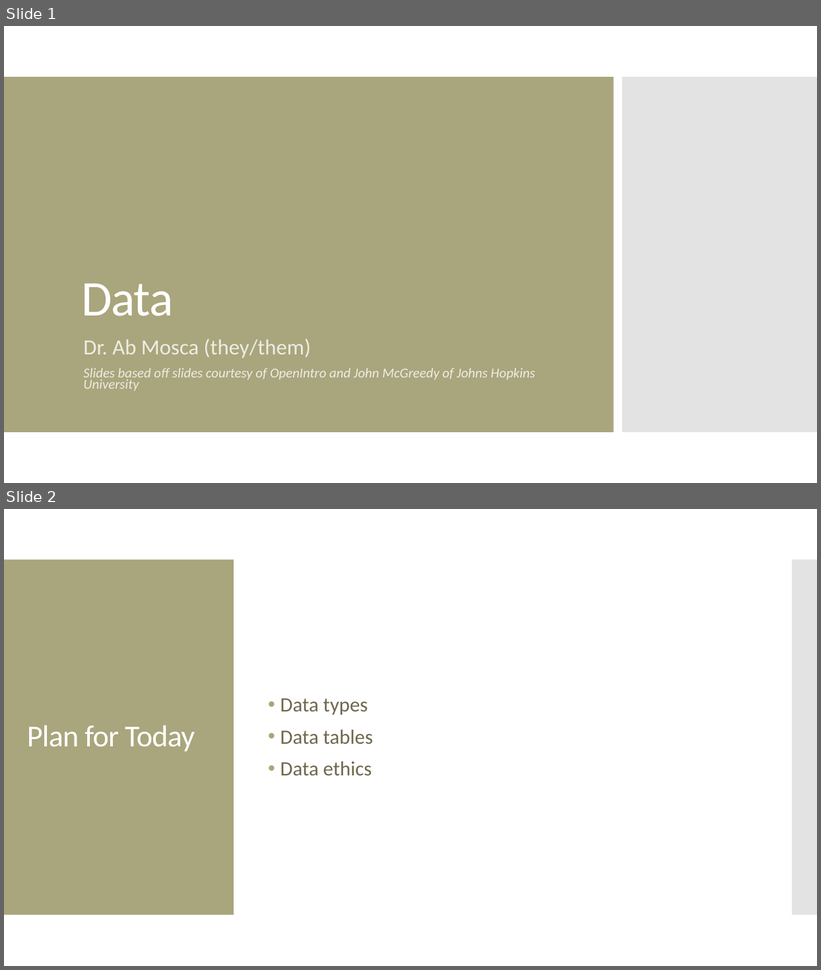
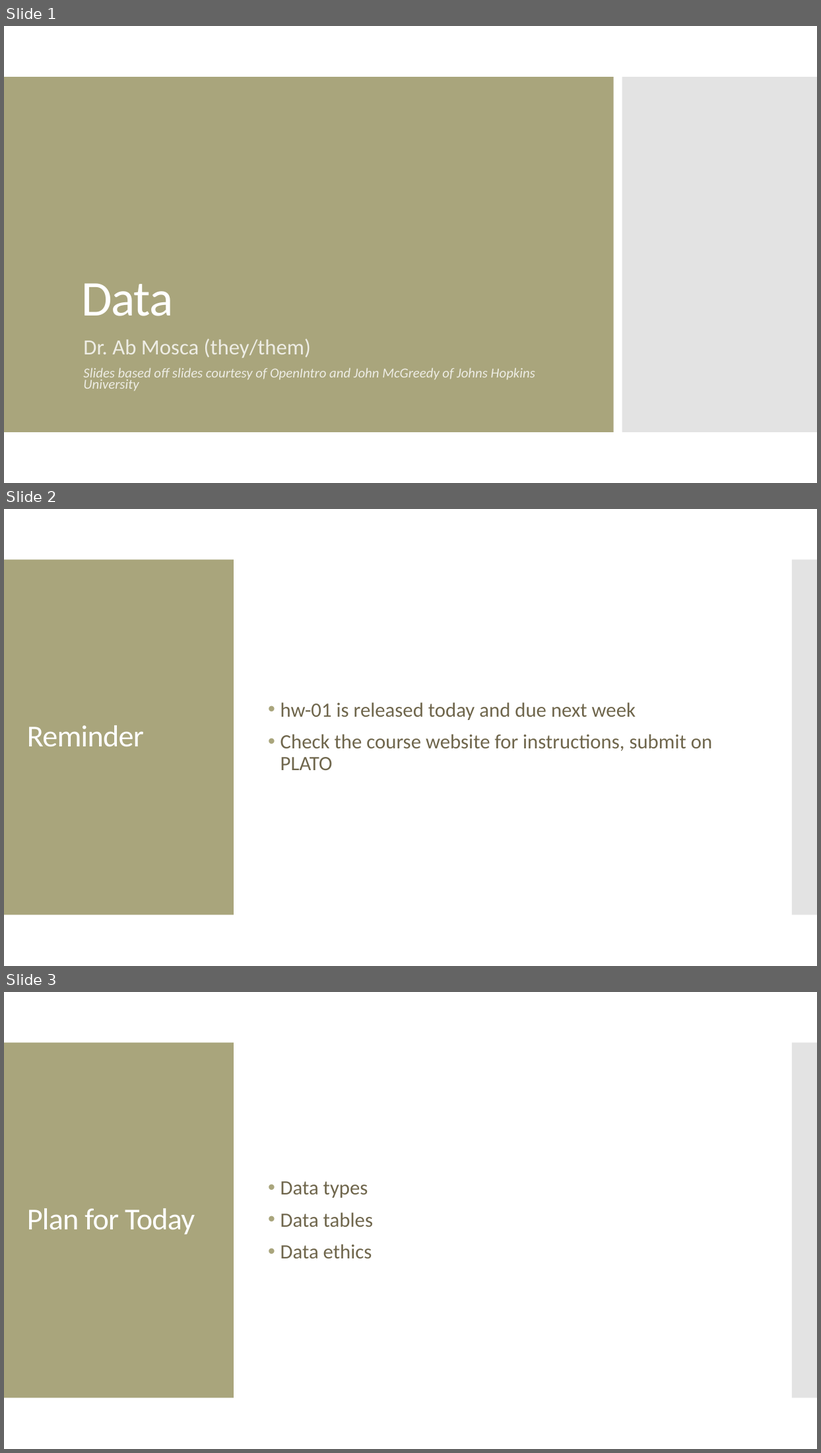
Before and after one commit to amosca01/MATH108-F23, a slide deck: slides/03-data.pptx. Shown one above the other, each under a label of ours: slides 1 and 2 before the commit, slides 1, 2 and 3 after it. The pictures are 821x970 and 821x1453 pixels, drawn with LibreOffice and Linux fonts; fonts in the diff are those of the drawing. Boxes give left, top, right and bottom in pixels: in the first picture for what was removed or moved away, otherwise in the second. Text is boxed around its words. In the diff, an @@ line names an element or a change of style, - is before the commit and + after.

Commit message:
slides and hw

```diff
--- a/slides/03-data.pptx
+++ b/slides/03-data.pptx
@@ slide 2 added at <box>4,509,817,966</box>, background #FFFFFF; not listed: 2 template elements that a slide beside it also shows @@
@@ text added at <box>281,702,712,770</box>, 24 pt, text #6F664C @@
+• hw-01 is released today and due next week
+• Check the course website for instructions, submit on PLATO
@@ title added at <box>27,725,144,747</box>, 36 pt, text #FFFFFF @@
+Reminder
@@ what was slide 2 is now slide 3 @@
```
Also in this commit, not shown: 1 slide changed, 5 other files.
